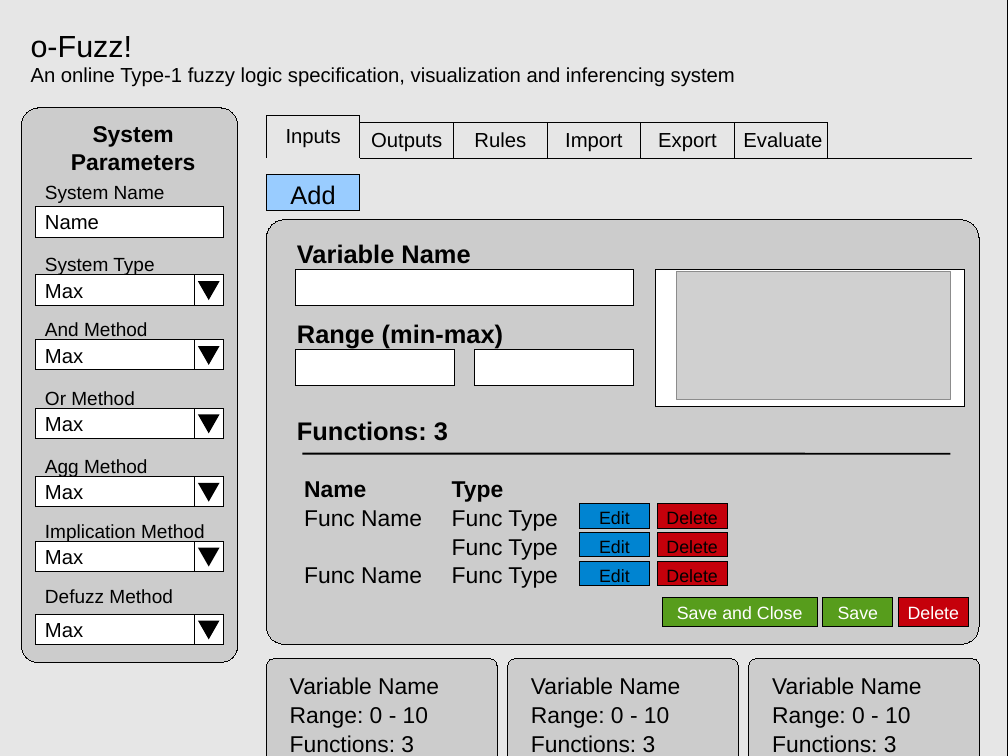
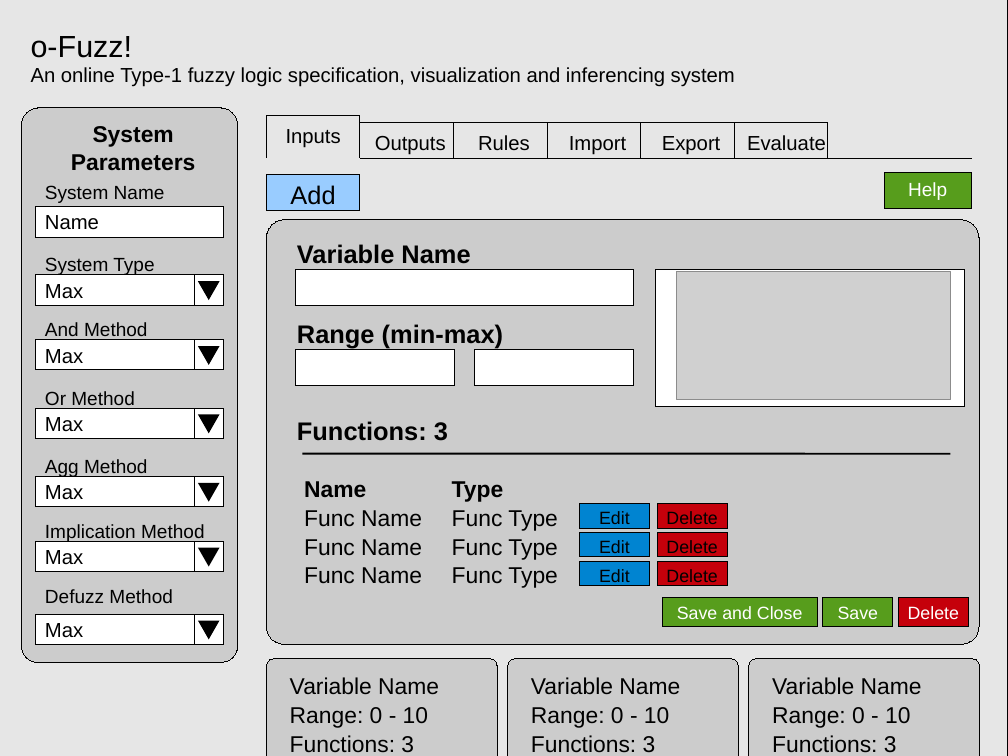
Before and after one commit to nargarawr/ids-github, a slide deck: slide 4 of Documentation/images/designs.odp (slide 2 before the commit). Drawn at 1008x756 pixels with LibreOffice and Linux fonts; fonts in the diff are those of the drawing; grey boxes stand for pictures. Boxes give left, top, right and bottom in pixels: in the first picture for what was removed or moved away, otherwise in the second. Text is boxed around its words. In the diff, an @@ line names an element or a change of style, - is before the commit and + after.

```diff
--- a/Documentation/images/designs.odp
+++ b/Documentation/images/designs.odp
@@ 5 texts: place and size @@
-5 texts at (371, 132, 822, 152)
+5 texts at (375, 135, 826, 155)
@@ rectangle added at (885, 175, 971, 206), fill #579D1C, outline #000000 0 pt @@
@@ rectangle added at (885, 173, 971, 209), fill #579D1C, outline #000000 0 pt, 15 pt, text #FFFFFF @@
+Help
@@ text added at (304, 539, 422, 556), 18 pt, text #000000 @@
+Func Name
```
Also in this commit, not shown: 1 other slide changed, 4 slides added, 19 other files.
